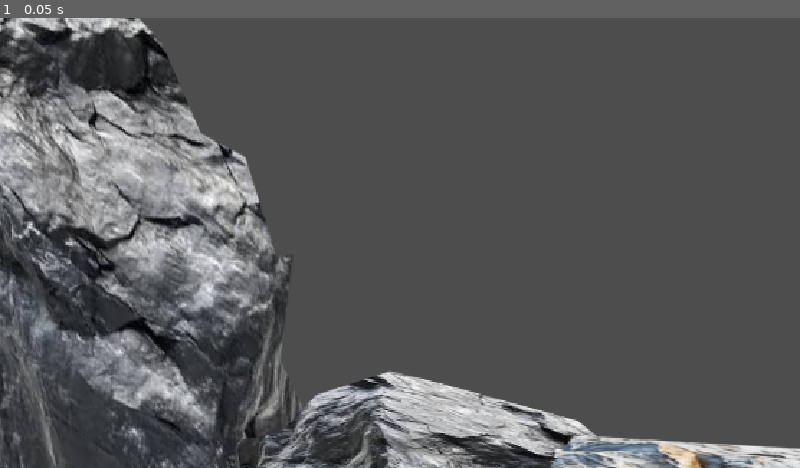
Above: before the commit, frame 1.
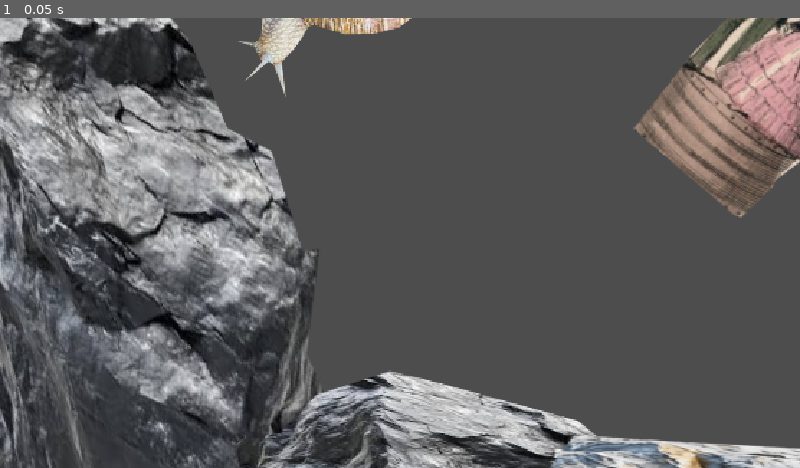
Above: after the commit, the same moment.

Repository: Integer-studio/hcgamejam-26
Game: Godot game, scene res://main.tscn
The game is run twice, just before and just after one commit, with the same random seed, the same clock (stepped at 60 frames per second) and the same inputs.
Inputs:
- Up to frame 1 (0.05 s): no input

The runs differ from the first frame. In frame 1, 26% of the frame differs, in the area x 0-100%, y 0-100%.

Commit message:
updejt majn scín

Diff:
--- a/main.tscn
+++ b/main.tscn
@@ -10,6 +10,16 @@
 [ext_resource type="PackedScene" uid="uid://cc5y7d7o748mw" path="res://assets/fg/scenes/lizard.tscn" id="8_efxa6"]
 [ext_resource type="PackedScene" uid="uid://dluun7fpyvjsf" path="res://assets/fg/scenes/diamond.tscn" id="9_dg77c"]
 [ext_resource type="PackedScene" uid="uid://bnlwhe5vulcin" path="res://assets/fg/scenes/koste.tscn" id="10_ycdy4"]
+[ext_resource type="PackedScene" uid="uid://tvh47s1la3s8" path="res://assets/fg/scenes/magnet.tscn" id="11_w48qg"]
+[ext_resource type="PackedScene" uid="uid://8ai4g8x1x7md" path="res://assets/fg/scenes/ryba2.tscn" id="12_vivmo"]
+[ext_resource type="PackedScene" uid="uid://qto2avoqptax" path="res://assets/fg/scenes/rytir.tscn" id="13_2cqfq"]
+[ext_resource type="PackedScene" uid="uid://bfxrnr2urk2v0" path="res://assets/fg/scenes/tux.tscn" id="14_82xsv"]
+[ext_resource type="PackedScene" uid="uid://dkobh7sknk07v" path="res://assets/fg/scenes/postavy.tscn" id="14_yaehf"]
+[ext_resource type="PackedScene" uid="uid://dc3hd61xocur8" path="res://assets/fg/scenes/varhany.tscn" id="15_074og"]
+[ext_resource type="PackedScene" uid="uid://ckgkkpg84qumr" path="res://assets/fg/scenes/tree.tscn" id="16_cegan"]
+[ext_resource type="PackedScene" uid="uid://bqwupmks6gtdv" path="res://assets/fg/scenes/vetrak.tscn" id="17_82xsv"]
+[ext_resource type="PackedScene" uid="uid://oh6fekb662yh" path="res://assets/fg/scenes/zvykacka.tscn" id="18_getpj"]
+[ext_resource type="PackedScene" uid="uid://dm0vqfjmrdmlv" path="res://assets/fg/scenes/toilet.tscn" id="20_getpj"]
 
 [node name="Main" type="Node2D" unique_id=2063578211]
 
@@ -19,7 +29,7 @@
 scale = Vector2(2.7142067, 15.736229)
 
 [node name="Rock4" parent="." unique_id=215727371 instance=ExtResource("2_h2yge")]
-position = Vector2(128, 427)
+position = Vector2(166, 418.99997)
 rotation = -0.40830535
 scale = Vector2(1.5446235, 2.9018927)
 
@@ -32,38 +42,86 @@
 position = Vector2(1290, 736)
 scale = Vector2(2.7898853, 0.9675196)
 
-[node name="part1" type="Node" parent="." unique_id=192211057]
-
-[node name="Chaozz" parent="part1" unique_id=908453492 instance=ExtResource("3_272bh")]
+[node name="Chaozz" parent="." unique_id=908453492 instance=ExtResource("3_272bh")]
 position = Vector2(2401, 452.00003)
 scale = Vector2(0.8015971, 0.8632541)
 
-[node name="Lilek" parent="part1" unique_id=1680965395 instance=ExtResource("4_5vw27")]
+[node name="Lilek" parent="." unique_id=1680965395 instance=ExtResource("4_5vw27")]
 position = Vector2(2216, 552)
 scale = Vector2(1.4119607, 1.0187924)
 
-[node name="Snek" parent="part1" unique_id=1799481394 instance=ExtResource("5_kek77")]
+[node name="Snek" parent="." unique_id=1799481394 instance=ExtResource("5_kek77")]
 position = Vector2(1922, 678)
 scale = Vector2(1.2089063, 1.0854567)
 
-[node name="Cedule" parent="part1" unique_id=1734713800 instance=ExtResource("6_4c57u")]
-position = Vector2(2376, 258.00003)
+[node name="Cedule" parent="." unique_id=1734713800 instance=ExtResource("6_4c57u")]
+position = Vector2(2414, 283.00006)
 rotation = 0.4750663
 scale = Vector2(0.2447409, 0.23151179)
 
-[node name="Pila" parent="part1" unique_id=444560652 instance=ExtResource("7_4c57u")]
+[node name="Pila" parent="." unique_id=444560652 instance=ExtResource("7_4c57u")]
 position = Vector2(2837, -241.00012)
 rotation = -1.2842988
-scale = Vector2(3.225925, 2.7507875)
+scale = Vector2(3.225925, 2.7507877)
 
-[node name="Lizard" parent="part1" unique_id=1781829167 instance=ExtResource("8_efxa6")]
+[node name="Lizard" parent="." unique_id=1781829167 instance=ExtResource("8_efxa6")]
 position = Vector2(3067.0002, -685)
 scale = Vector2(0.41935724, 0.40296558)
 
-[node name="Diamond" parent="part1" unique_id=1182642174 instance=ExtResource("9_dg77c")]
+[node name="Diamond" parent="." unique_id=1182642174 instance=ExtResource("9_dg77c")]
 position = Vector2(3195, -1116)
 scale = Vector2(1.4790518, 3.8011065)
 
-[node name="Koste" parent="part1" unique_id=991405124 instance=ExtResource("10_ycdy4")]
+[node name="Koste" parent="." unique_id=991405124 instance=ExtResource("10_ycdy4")]
 position = Vector2(2669, -1250)
 scale = Vector2(1.781814, 2.1914814)
+
+[node name="Magnet" parent="." unique_id=692395544 instance=ExtResource("11_w48qg")]
+position = Vector2(276, -116)
+scale = Vector2(1.2800006, 1.2800006)
+
+[node name="Ryba2" parent="." unique_id=2135649931 instance=ExtResource("12_vivmo")]
+position = Vector2(951, -645)
+scale = Vector2(0.23011148, -0.47446373)
+
+[node name="Rytir" parent="." unique_id=102005389 instance=ExtResource("13_2cqfq")]
+position = Vector2(373.00003, -153)
+rotation = -3.040831
+scale = Vector2(0.67213404, 0.67213404)
+
+[node name="Tux" parent="." unique_id=1949069651 instance=ExtResource("14_82xsv")]
+position = Vector2(2280.0002, -918.0001)
+rotation = 1.5145512
+scale = Vector2(0.5983885, 0.57249165)
+
+[node name="Postavy" parent="." unique_id=261777931 instance=ExtResource("14_yaehf")]
+position = Vector2(1137, 52.00006)
+rotation = 0.68459827
+scale = Vector2(1.8066761, 1.8066761)
+
+[node name="Snek2" parent="." unique_id=66239610 instance=ExtResource("5_kek77")]
+position = Vector2(505.99997, -40.00003)
+rotation = 2.2542465
+
+[node name="Varhany" parent="." unique_id=327617802 instance=ExtResource("15_074og")]
+position = Vector2(1548.0001, -37.99994)
+rotation = 2.549214
+scale = Vector2(2.0092669, 2.0092669)
+
+[node name="Tree" parent="." unique_id=721592249 instance=ExtResource("16_cegan")]
+position = Vector2(1720.0001, -986)
+rotation = 3.1439135
+
+[node name="Vetrak" parent="." unique_id=334021481 instance=ExtResource("17_82xsv")]
+position = Vector2(2109, -558)
+rotation = 3.078827
+scale = Vector2(0.20016843, 0.20016843)
+
+[node name="Zvykacka" parent="." unique_id=1277441536 instance=ExtResource("18_getpj")]
+position = Vector2(2041, -1037.0001)
+rotation = 1.7452497
+
+[node name="Toilet" parent="." unique_id=917885710 instance=ExtResource("20_getpj")]
+position = Vector2(152.00006, -656)
+rotation = 2.233442
+scale = Vector2(0.13279392, 0.13279392)
